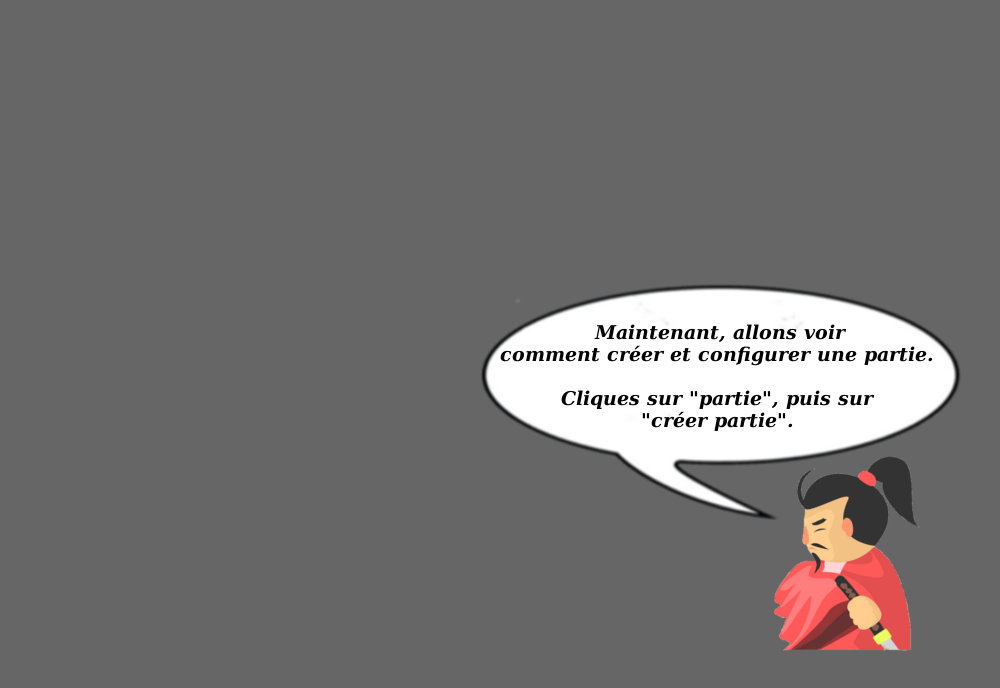
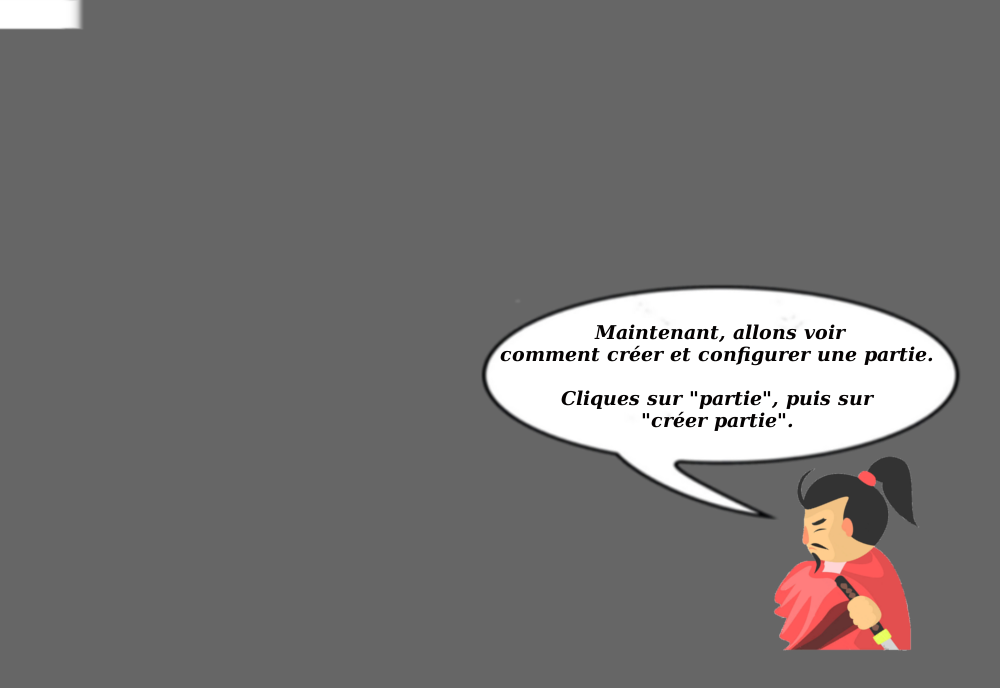
The second w=1000, h=688 image is a revision of the first. Changes to its layers:
painted on "Calque #1" over [0, 0, 84, 30]
